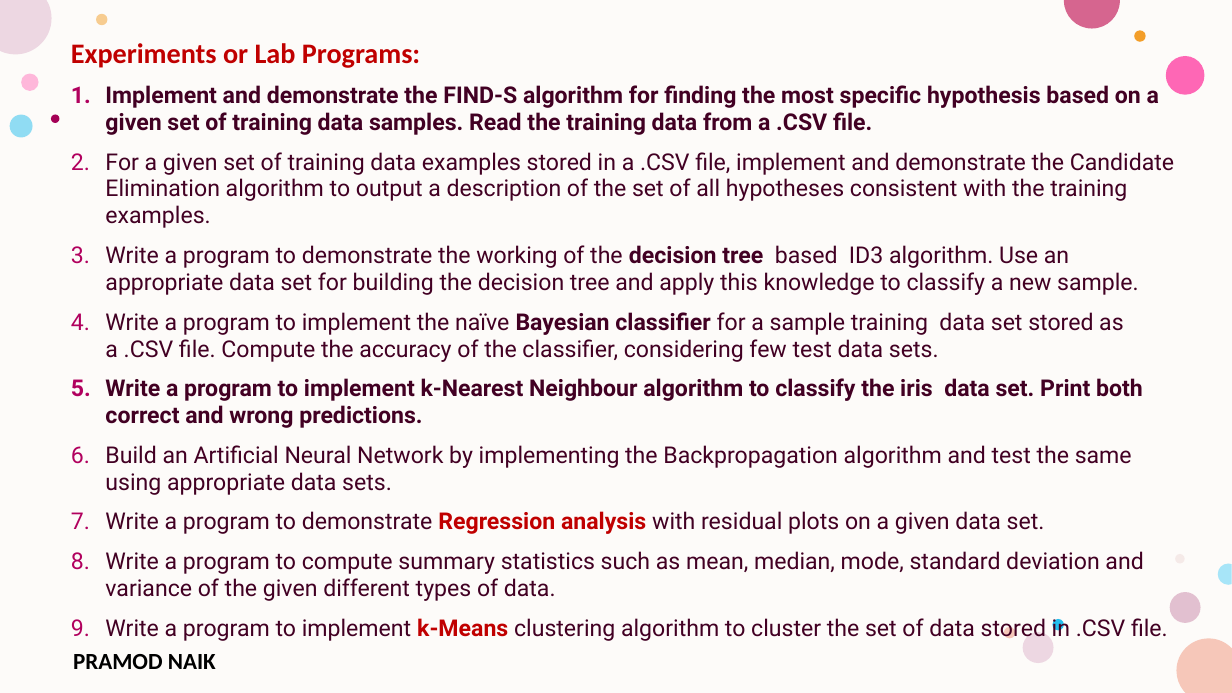
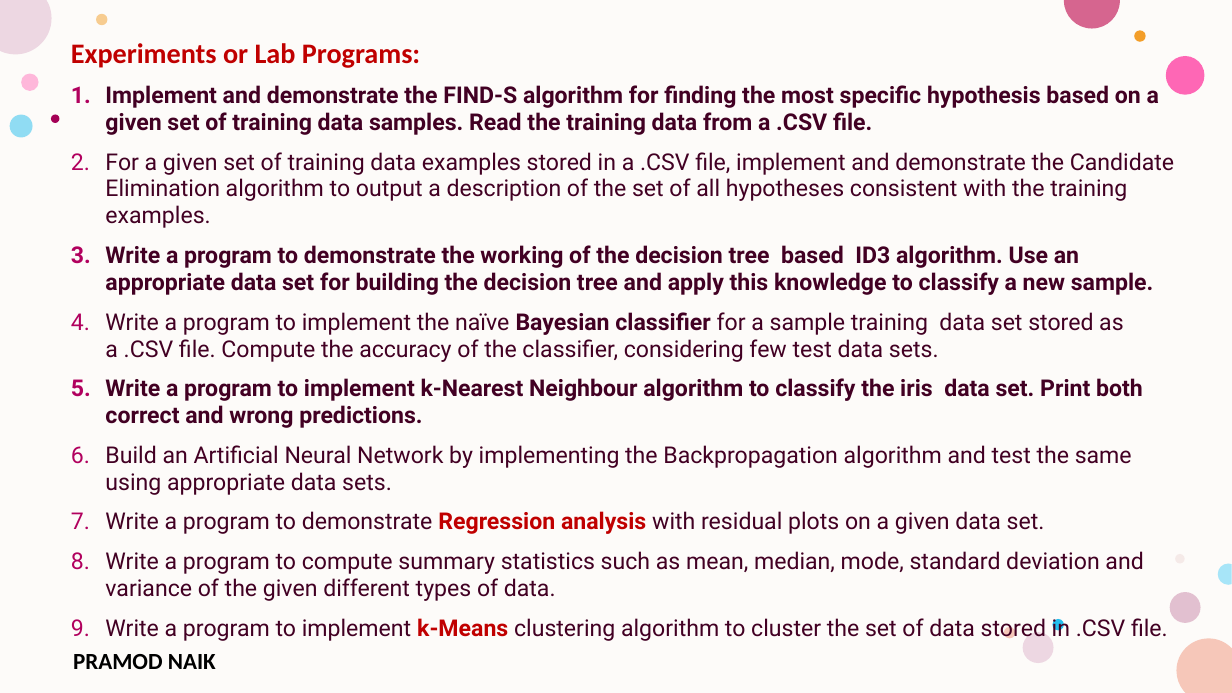
Before and after one commit to PRAMODNAIK-DEV/MCA-2nd-Sem-ML-Data-Analytics-Shridevi-College, a slide deck: slide 1 of Lab Programs/Lab Program-Algorithms.pptx. Drawn at 1232x693 pixels with LibreOffice and Linux fonts; fonts in the diff are those of the drawing; background and template pictures are left out. Boxes give left, top, right and bottom in pixels: in the first picture for what was removed or moved away, otherwise in the second. Text is boxed around its words. In the diff, an @@ line names an element or a change of style, - is before the commit and + after.

Commit message:
Completed Program 4

```diff
--- a/Lab Programs/Lab Program-Algorithms.pptx
+++ b/Lab Programs/Lab Program-Algorithms.pptx
@@ text at (x1=105, y1=245, x2=1154, y2=295): bold on in "Write a program to demonstrate the working ..." @@
```
Also in this commit, not shown: 2 other files.
